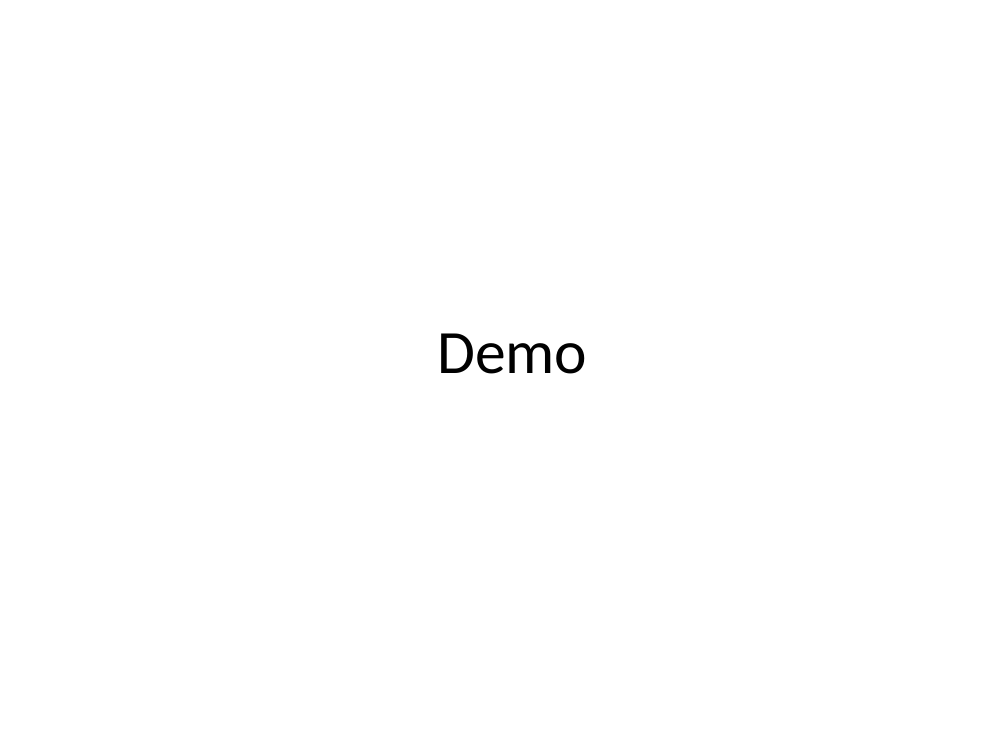
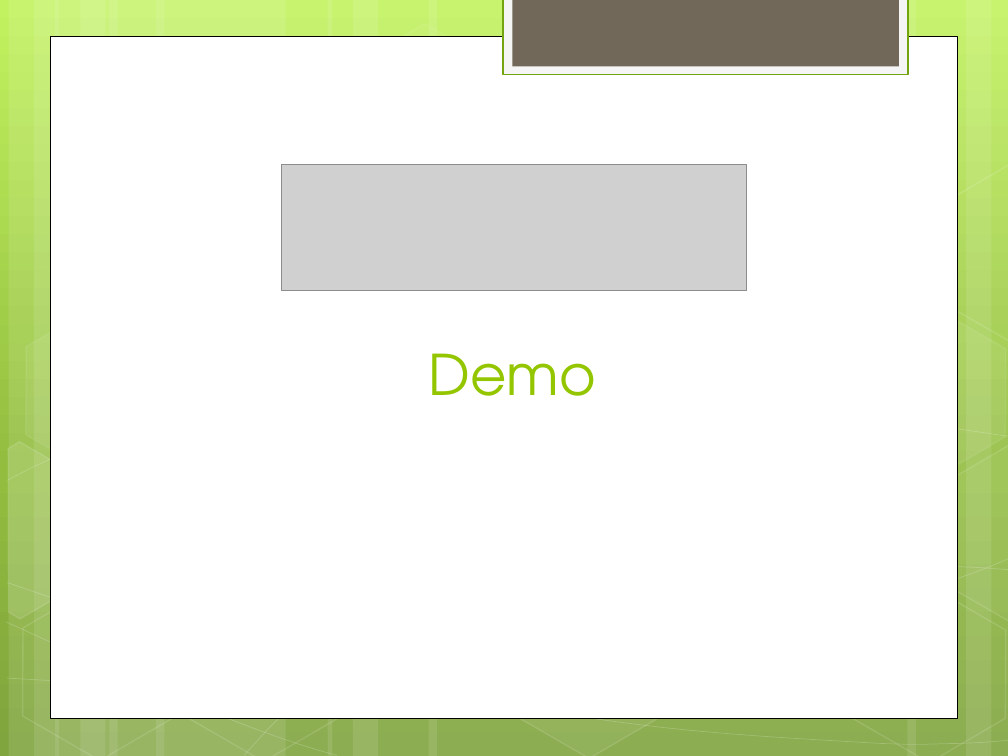
Before and after one commit to joegeneq/apc-softdev-it111-04, a slide deck: slide 18 of documentation/softdev/JMGTCC Travel Arrangement and Appointment System(Initial).pptx (slide 8 before the commit). Drawn at 1008x756 pixels with LibreOffice and Linux fonts; fonts in the diff are those of the drawing; grey boxes stand for pictures. Boxes give left, top, right and bottom in pixels: in the first picture for what was removed or moved away, otherwise in the second. Text is boxed around its words. In the diff, an @@ line names an element or a change of style, - is before the commit and + after.

```diff
--- a/documentation/softdev/JMGTCC Travel Arrangement and Appointment System(Initial).pptx
+++ b/documentation/softdev/JMGTCC Travel Arrangement and Appointment System(Initial).pptx
@@ background #FFFFFF to gradient #C3F35F to #93BF3F to #81A53E @@
@@ rectangle added at box(503, 0, 908, 75), fill #F5F5F5, outline #74A510 1.25 pt @@
@@ rectangle added at box(512, 0, 898, 67), fill #71685A @@
@@ rectangle added at box(50, 36, 958, 718), fill #FFFFFF, outline #000000 0.5 pt @@
@@ group added at box(0, 0, 1008, 756): 12 rectangles, 8 freeform shapes, 8 hexagons @@
@@ picture added at box(282, 164, 747, 290) @@
@@ title "Demo" at box(429, 353, 596, 396): size 44 to 40 pt, font Calibri to TeX Gyre Adventor, text colour #000000 to #94C600; vertical alignment middle to bottom @@
```
Also in this commit, not shown: 5 other slides changed, 12 slides added, 4 slides removed.
